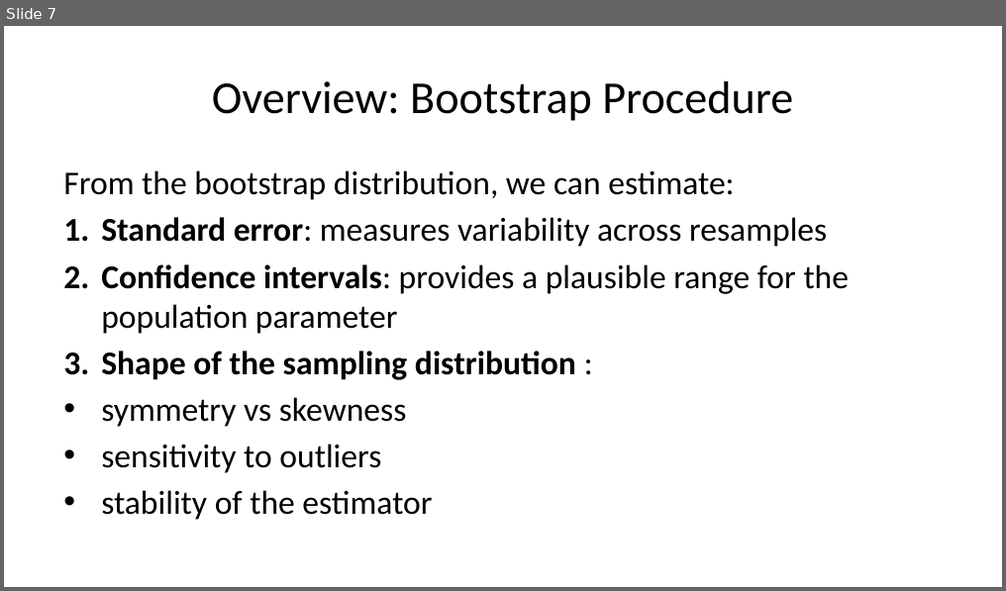
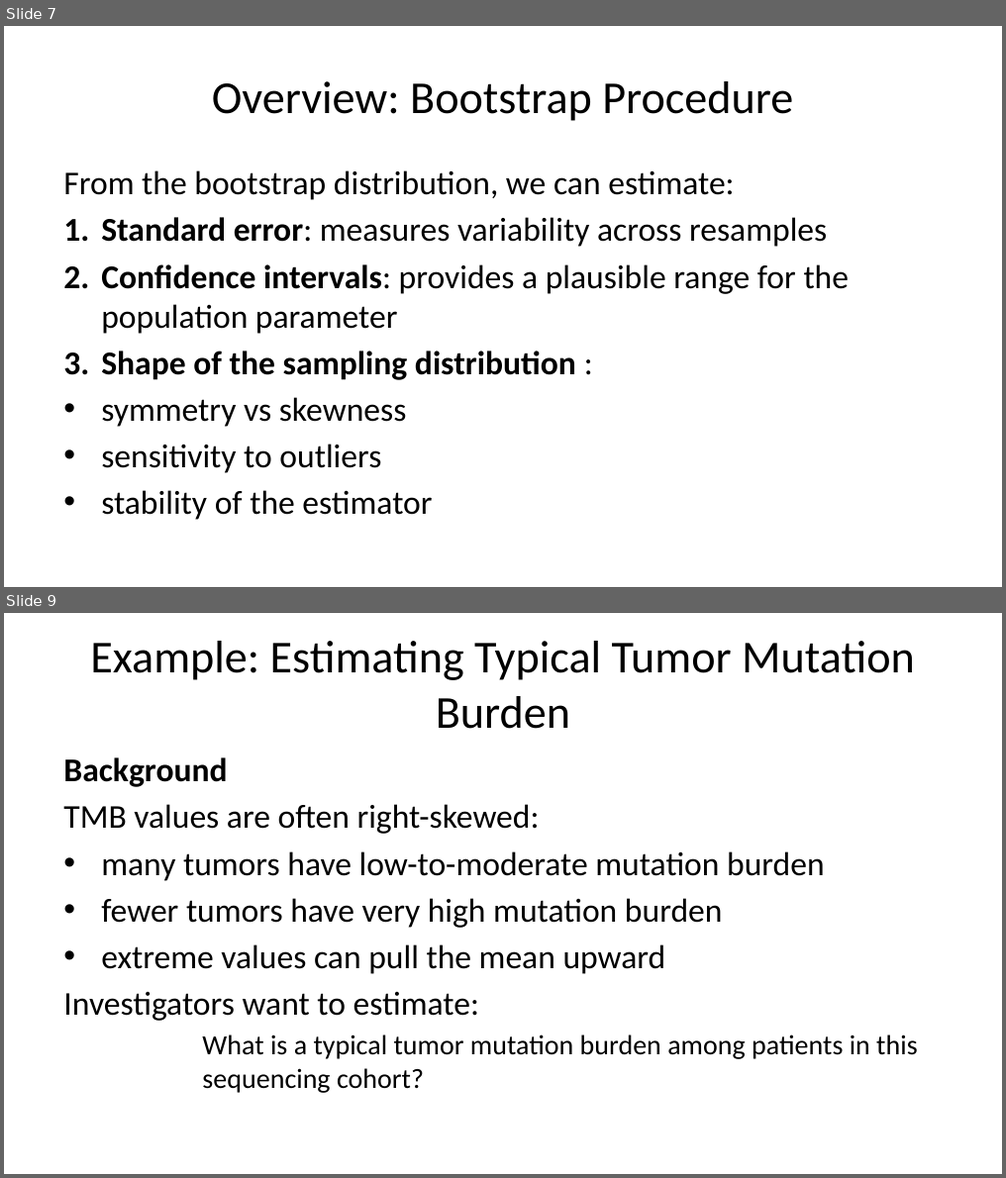
Before and after one commit to lesleymaraina/stats_I_md3b_sm3, a slide deck: test_2_082025_pptx.pptx. Shown one above the other, each under a label of ours: slide 7 before the commit, slides 7 and 9 after it; the slides between them are not shown. The pictures are 1006x591 and 1006x1178 pixels, drawn with LibreOffice and Linux fonts; fonts in the diff are those of the drawing. Boxes give left, top, right and bottom in pixels: in the first picture for what was removed or moved away, otherwise in the second. Text is boxed around its words. In the diff, an @@ line names an element or a change of style, - is before the commit and + after.

Commit message:
Added lecture files

```diff
--- a/test_2_082025_pptx.pptx
+++ b/test_2_082025_pptx.pptx
@@ slide 9 added at [4,613,1002,1174], background #FFFFFF @@
@@ title added at [90,641,915,729], 33 pt, text #000000 @@
+Example: Estimating Typical Tumor Mutation Burden
@@ text added at [63,758,917,1093], 24 pt, text #000000 @@
+Background
+TMB values are often right-skewed:
+• many tumors have low-to-moderate mutation burden
+• fewer tumors have very high mutation burden
+• extreme values can pull the mean upward
+Investigators want to estimate:
+What is a typical tumor mutation burden among patients in this sequencing cohort?
```
Also in this commit, not shown: 1 slide changed, 4 other files.
